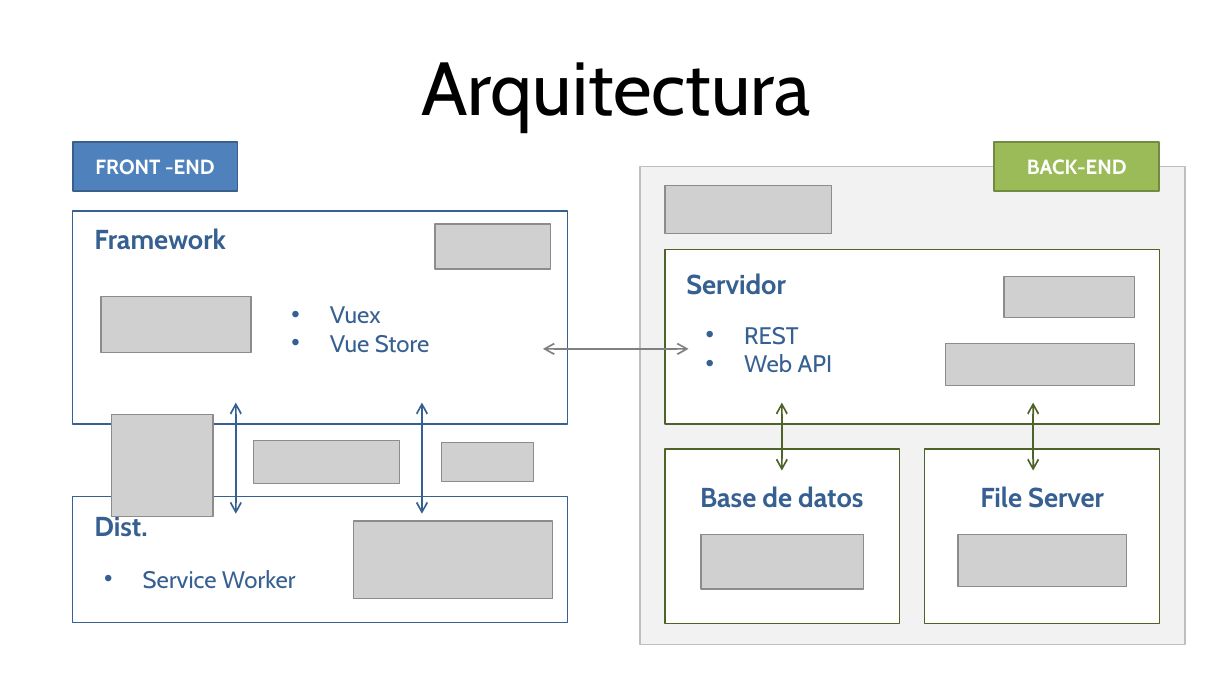
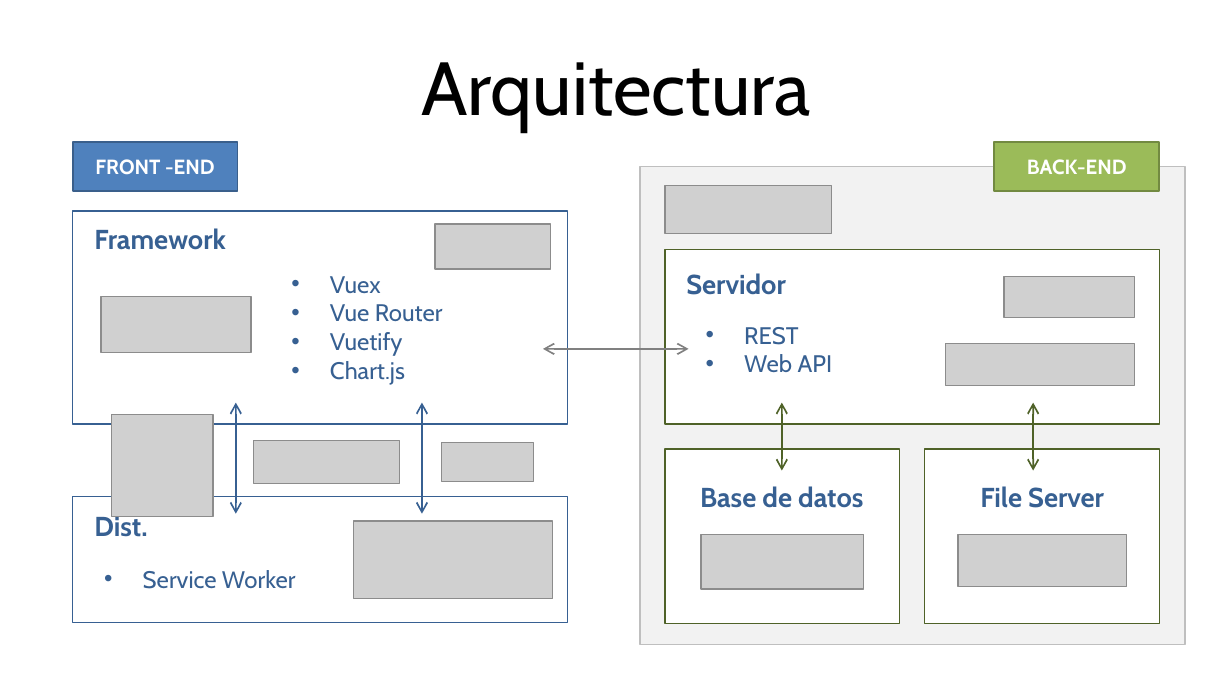
Before and after one commit to hansfelix/DMAIC, a slide deck: slide 2 of docs/ppts/app DMAIC.pptx. Drawn at 1232x693 pixels with LibreOffice and Linux fonts; fonts in the diff are those of the drawing; grey boxes stand for pictures. Boxes give left, top, right and bottom in pixels: in the first picture for what was removed or moved away, otherwise in the second. Text is boxed around its words. In the diff, an @@ line names an element or a change of style, - is before the commit and + after.

```diff
--- a/docs/ppts/app DMAIC.pptx
+++ b/docs/ppts/app DMAIC.pptx
@@ text "Vuex": place and size @@
-text "Vuex" at bbox=[330, 306, 430, 353]
+text "Vuex" at bbox=[330, 276, 443, 385]
@@ text at bbox=[330, 304, 443, 385]: text changed @@
-• Vue Store
+• Vue Router
+• Vuetify
+• Chart.js
```
Also in this commit, not shown: 3 slides added, 14 other files.
